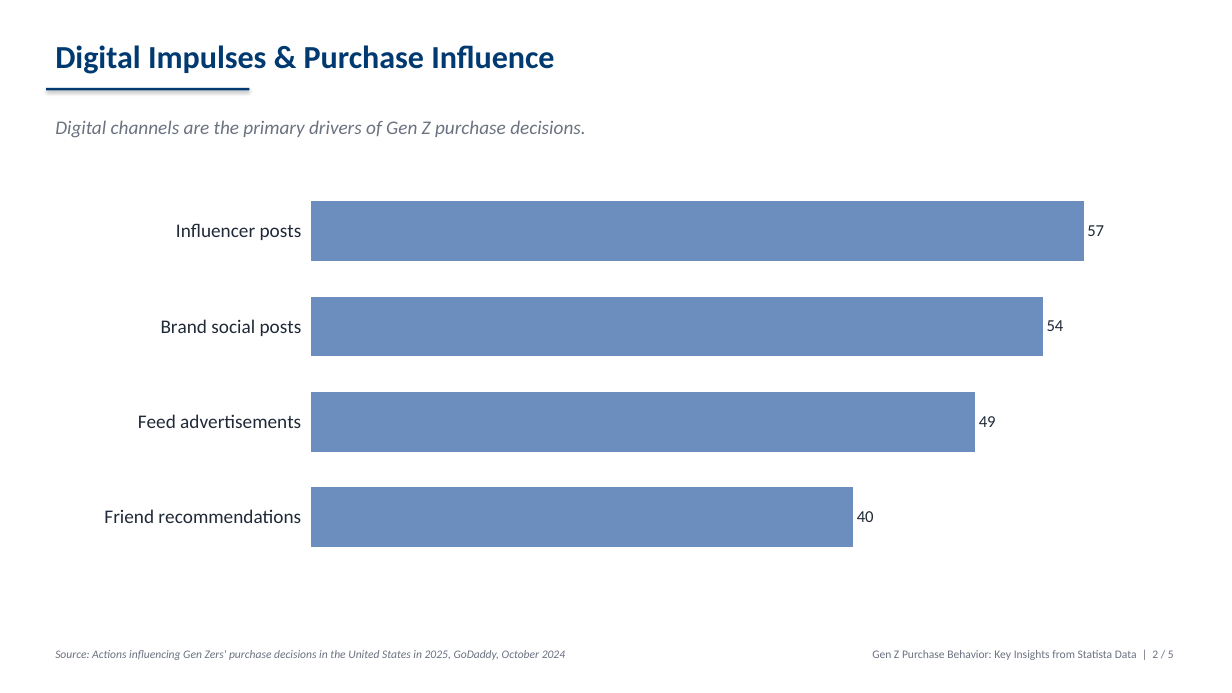
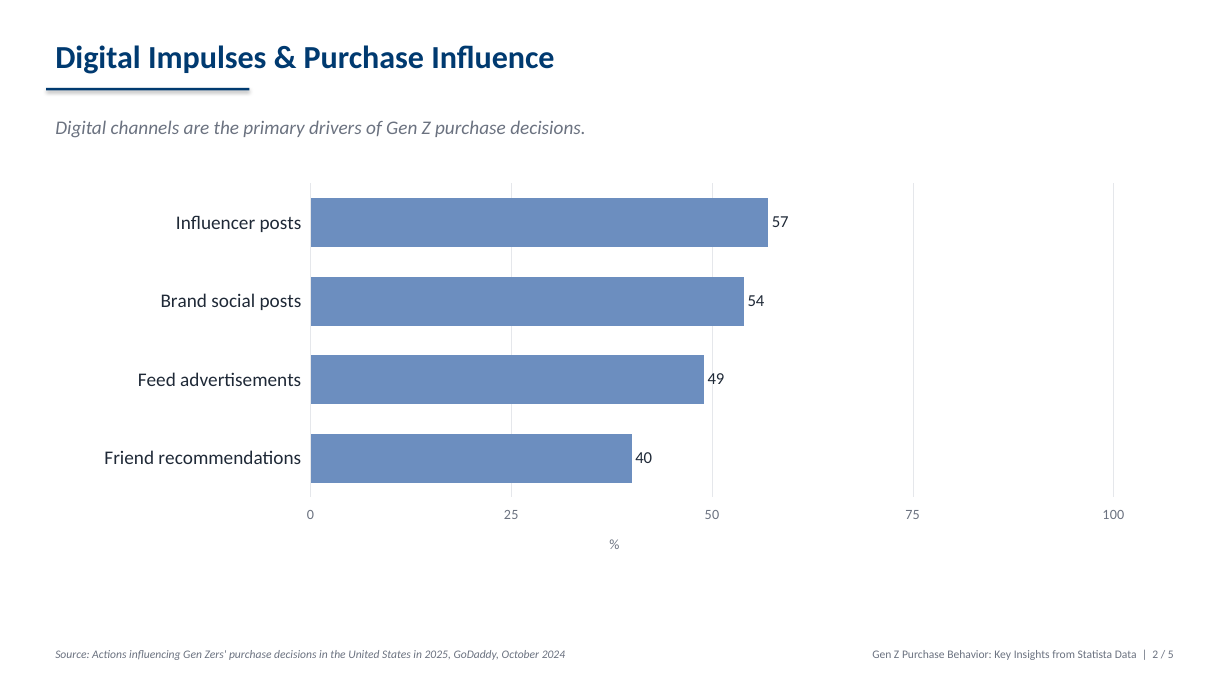
Before and after one commit to LikhithaReddipalli/Statista_challenge, a slide deck: slide 2 of results/presentation.pptx. Drawn at 1232x693 pixels with LibreOffice and Linux fonts; fonts in the diff are those of the drawing. Boxes give left, top, right and bottom in pixels: in the first picture for what was removed or moved away, otherwise in the second. Text is boxed around its words. In the diff, an @@ line names an element or a change of style, - is before the commit and + after.

```diff
--- a/results/presentation.pptx
+++ b/results/presentation.pptx
@@ bar chart at [83, 176, 1146, 573] @@
@@ value axis title "" to "%" @@
@@ value axis changed @@
```
Also in this commit, not shown: 2 other slides changed, 2 other files.
